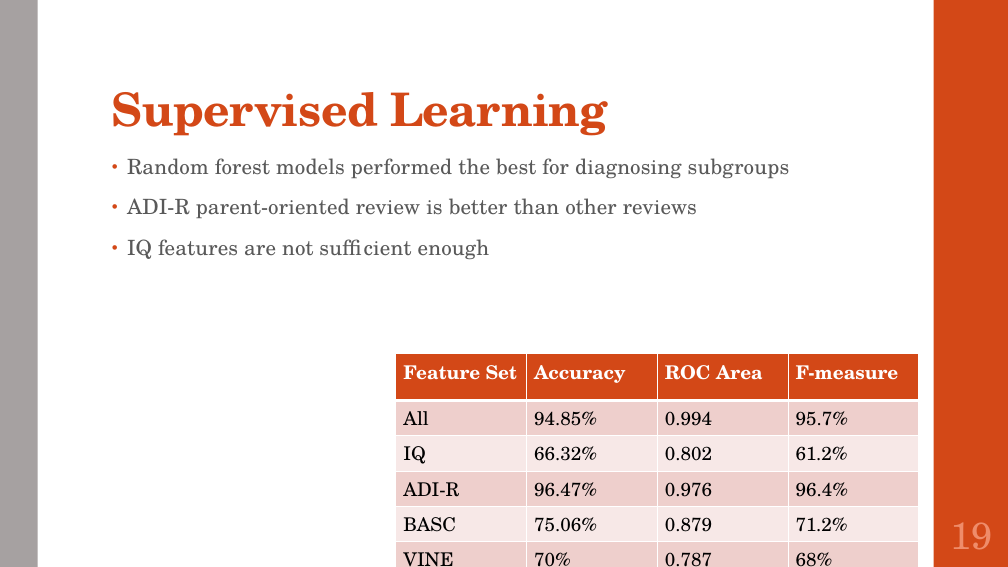
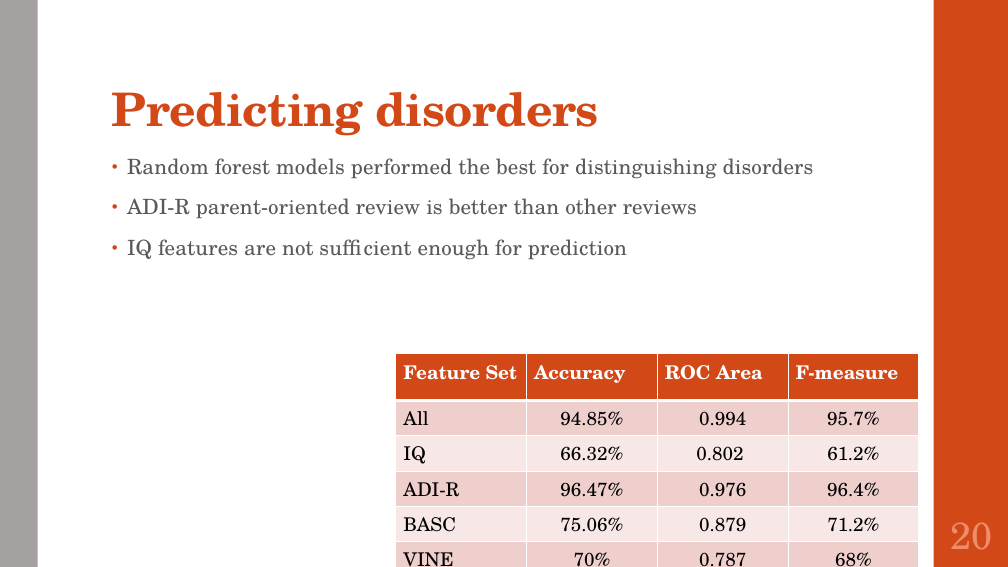
Before and after one commit to SirichandanaSambatur/CADDC, a slide deck: slide 20 of FinalReport.pptx (slide 19 before the commit). Drawn at 1008x567 pixels with LibreOffice and Linux fonts; fonts in the diff are those of the drawing. Boxes give left, top, right and bottom in pixels: in the first picture for what was removed or moved away, otherwise in the second. Text is boxed around its words. In the diff, an @@ line names an element or a change of style, - is before the commit and + after.

```diff
--- a/FinalReport.pptx
+++ b/FinalReport.pptx
@@ title at (x1=112, y1=92, x2=599, y2=136): text changed @@
-Supervised Learning
+Predicting disorders
@@ text at (x1=127, y1=158, x2=814, y2=179): text changed @@
-• Random forest models performed the best for diagnosing subgroups
+• Random forest models performed the best for distinguishing disorders
@@ text at (x1=127, y1=239, x2=627, y2=260): text changed @@
-• IQ features are not sufficient enough
+• IQ features are not sufficient enough for prediction
@@ table at (x1=396, y1=354, x2=920, y2=567) @@
@@ alignment left to centre @@
@@ page number at (x1=950, y1=522, x2=992, y2=550): text changed @@
-19
+20
```
Also in this commit, not shown: 23 other slides changed, 3 slides added, 2 slides removed.
